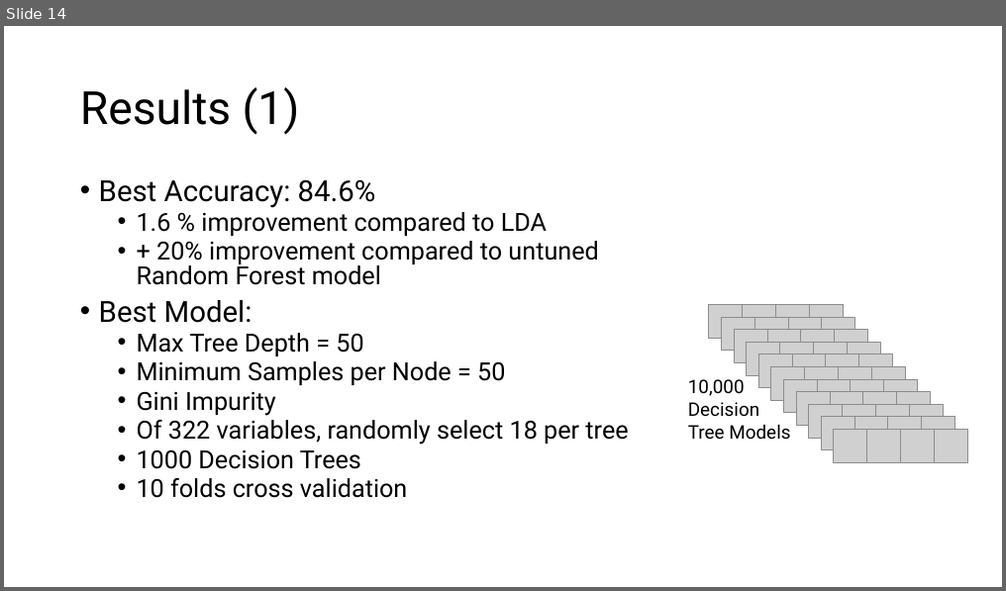
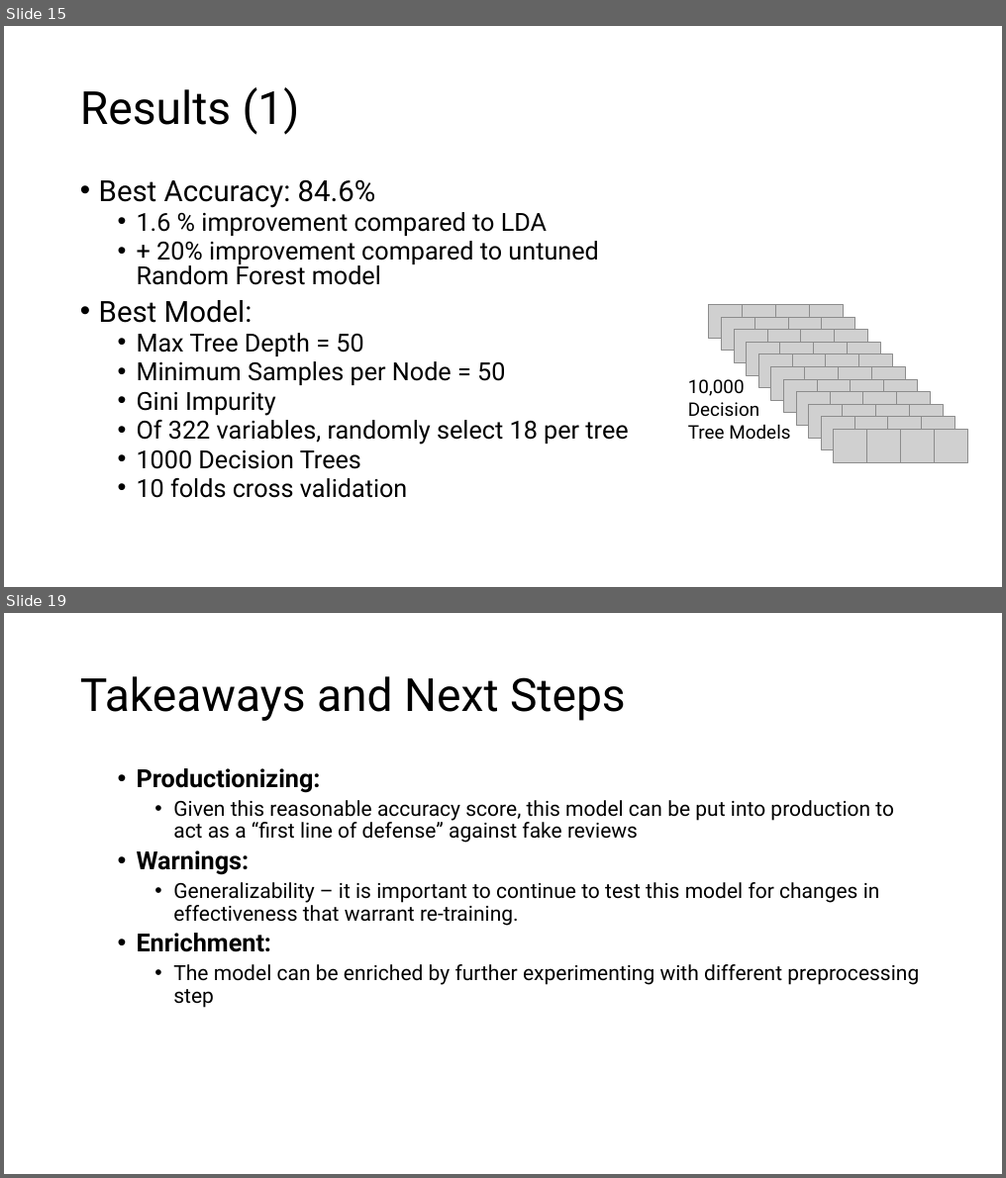
Before and after one commit to chrisgian/Capstone2-NLP-Hotel-Reviews, a slide deck: NLP 2 - Hotel Reviews Deliverable.pptx. Shown one above the other, each under a label of ours: slide 14 before the commit, slides 15 and 19 after it; the slides between them are not shown. The pictures are 1006x591 and 1006x1178 pixels, drawn with LibreOffice and Linux fonts; fonts in the diff are those of the drawing; grey boxes stand for pictures. Boxes give left, top, right and bottom in pixels: in the first picture for what was removed or moved away, otherwise in the second. Text is boxed around its words. In the diff, an @@ line names an element or a change of style, - is before the commit and + after.

```diff
--- a/NLP 2 - Hotel Reviews Deliverable.pptx
+++ b/NLP 2 - Hotel Reviews Deliverable.pptx
@@ slide 19 added at [4, 613, 1002, 1174], background #FFFFFF @@
@@ title added at [80, 676, 626, 721], 44 pt, text #000000 @@
+Takeaways and Next Steps
@@ text added at [137, 768, 919, 1008], 20 pt, text #000000 @@
+  • Productionizing:
+    • Given this reasonable accuracy score, this model can be put into production to act as a “first line of defense” against fake reviews
+  • Warnings:
+    • Generalizability – it is important to continue to test this model for changes in effectiveness that warrant re-training.
+  • Enrichment:
+    • The model can be enriched by further experimenting with different preprocessing step
@@ what was slide 14 is now slide 15 @@
```
Also in this commit, not shown: 8 slides changed, 7 other slides added, 6 slides removed, 1 other file.
